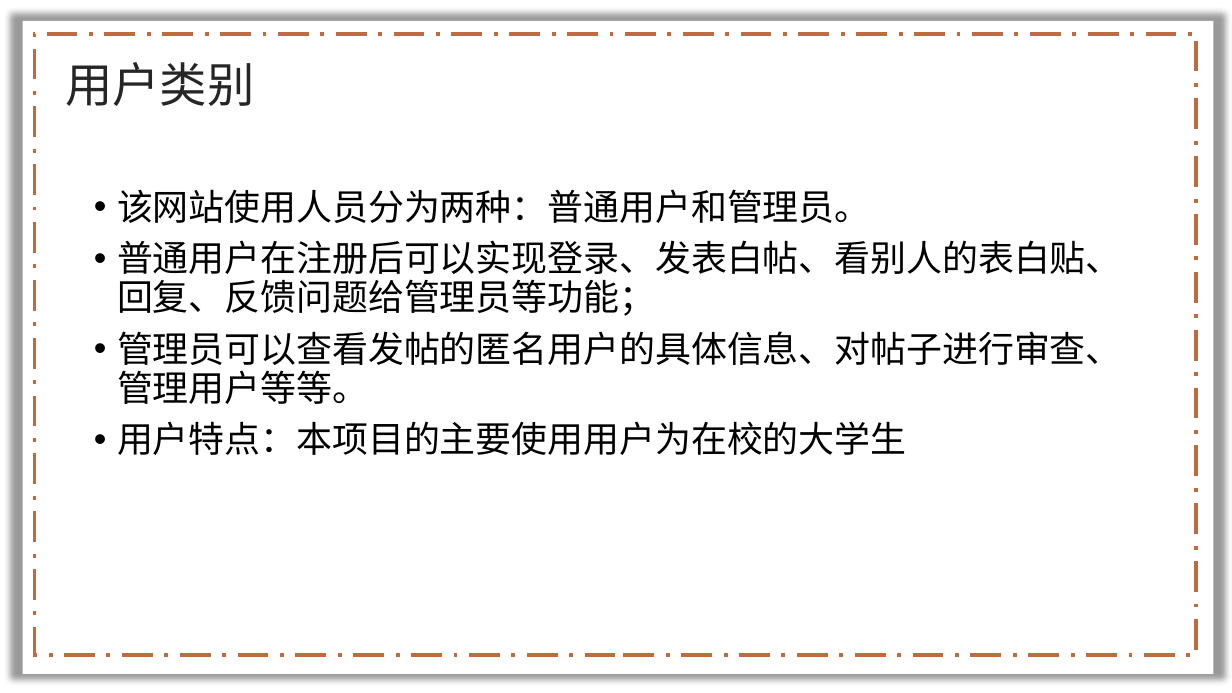
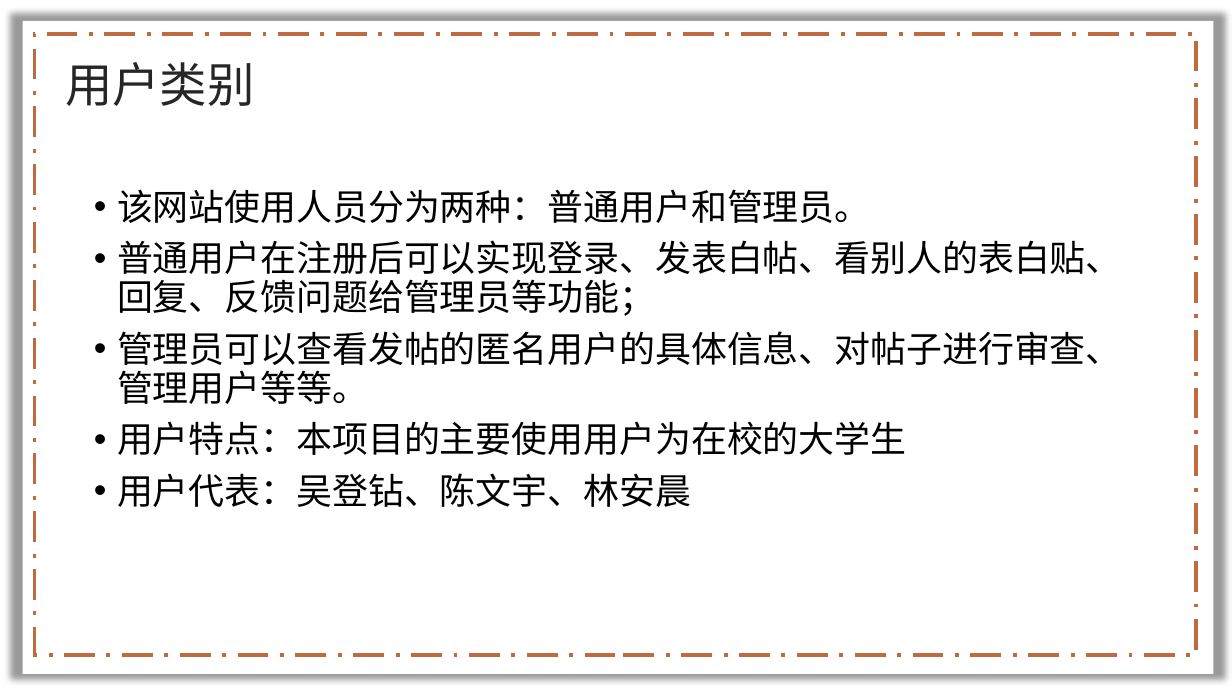
Before and after one commit to lenovo-wu/G11ZUCC, a slide deck: slide 5 of 需求规格说明.pptx. Drawn at 1232x693 pixels with LibreOffice and Linux fonts; fonts in the diff are those of the drawing; background and template pictures are left out. Boxes give left, top, right and bottom in pixels: in the first picture for what was removed or moved away, otherwise in the second. Text is boxed around its words. In the diff, an @@ line names an element or a change of style, - is before the commit and + after.

```diff
--- a/需求规格说明.pptx
+++ b/需求规格说明.pptx
@@ text at box(117, 473, 691, 507): paragraph added @@
+• 用户代表：吴登钻、陈文宇、林安晨
```
Also in this commit, not shown: 7 other slides changed, 1 slide added, 6 slides removed.
